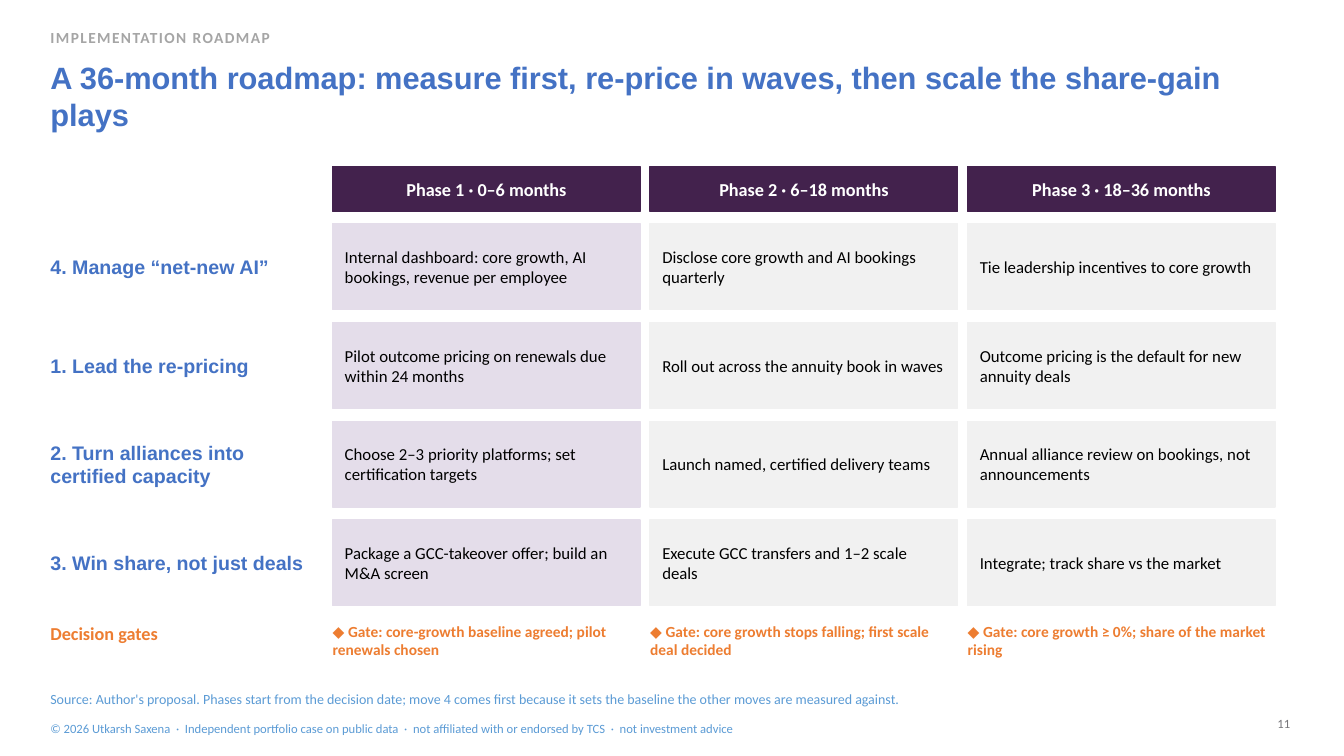
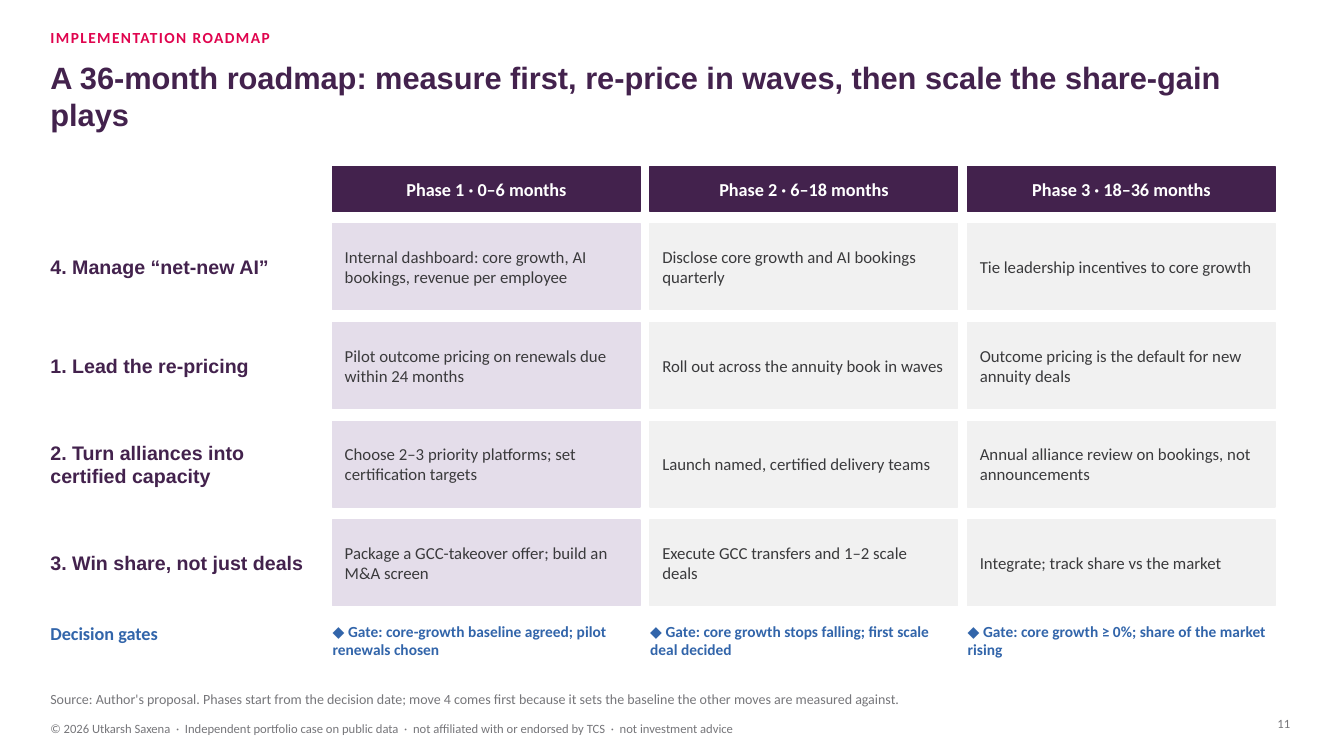
Before and after one commit to lokpriye96/ai-consulting-report-genai-services, a slide deck: slide 11 of outputs/TCS_AI_Deflation_Strategy.pptx. Drawn at 1344x756 pixels with LibreOffice and Linux fonts; fonts in the diff are those of the drawing. Boxes give left, top, right and bottom in pixels: in the first picture for what was removed or moved away, otherwise in the second. Text is boxed around its words. In the diff, an @@ line names an element or a change of style, - is before the commit and + after.

```diff
--- a/outputs/TCS_AI_Deflation_Strategy.pptx
+++ b/outputs/TCS_AI_Deflation_Strategy.pptx
@@ text "IMPLEMENTATION ROADMAP" at bbox=[50, 33, 270, 43]: text colour #A5A5A5 to #E0044E @@
@@ text colour #4472C4 to #43224D in 5 elements at bbox=[50, 66, 1220, 131], bbox=[50, 260, 268, 278], bbox=[50, 358, 248, 377], bbox=[50, 445, 244, 487], bbox=[50, 555, 303, 574] @@
@@ text colour #000000 to #3A3A3C in 12 elements at bbox=[345, 251, 587, 286], bbox=[662, 251, 916, 286], bbox=[980, 261, 1251, 276], bbox=[345, 350, 606, 382], bbox=[662, 360, 943, 375], bbox=[980, 350, 1241, 385], bbox=[345, 448, 575, 483], bbox=[662, 458, 930, 473], bbox=[980, 448, 1250, 480], bbox=[345, 547, 607, 579], bbox=[662, 547, 907, 579], bbox=[980, 557, 1221, 572] @@
@@ text colour #ED7D31 to #3265AA in 4 elements at bbox=[333, 626, 606, 655], bbox=[650, 626, 929, 655], bbox=[968, 626, 1266, 658], bbox=[50, 627, 158, 643] @@
@@ text "Source: Author's proposal. Phases start ..." at bbox=[50, 694, 899, 707]: text colour #5B9BD5 to #76767A @@
@@ text "© 2026 Utkarsh Saxena · ..." at bbox=[64, 724, 733, 735]: text colour #5B9BD5 to #76767A @@
```
Also in this commit, not shown: 9 other slides changed, 16 other files.
